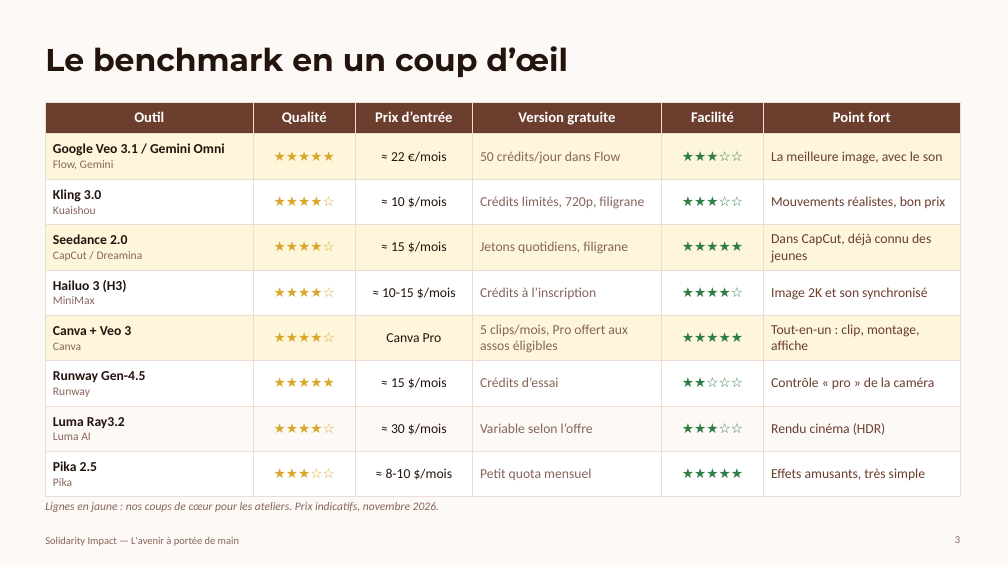
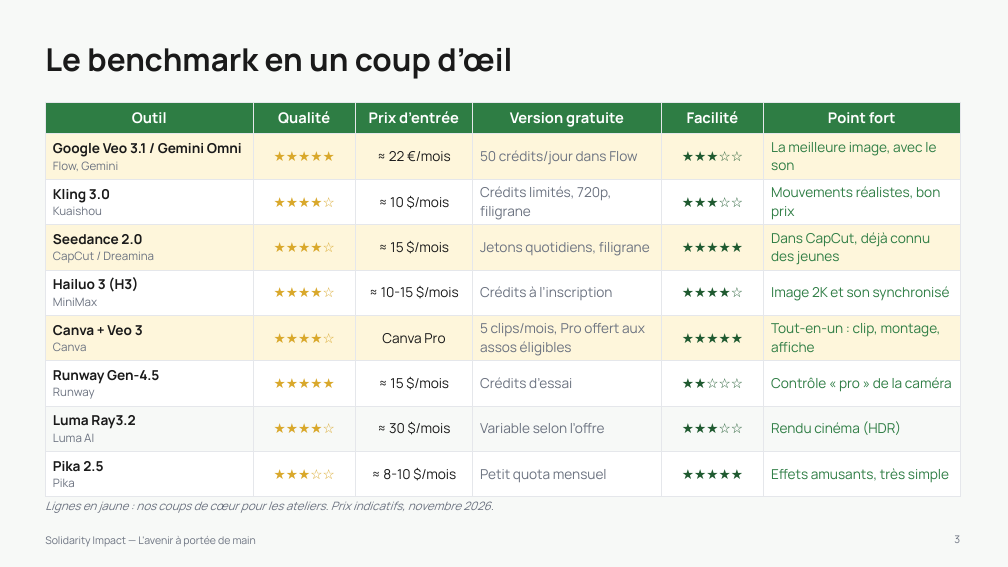
Before and after one commit to Sontsa1998/solidarity-impact, a slide deck: slide 3 of presentations/Benchmark_IA_video.pptx. Drawn at 1008x567 pixels with LibreOffice and Linux fonts; fonts in the diff are those of the drawing; background and template pictures are left out. Boxes give left, top, right and bottom in pixels: in the first picture for what was removed or moved away, otherwise in the second. Text is boxed around its words. In the diff, an @@ line names an element or a change of style, - is before the commit and + after.

```diff
--- a/presentations/Benchmark_IA_video.pptx
+++ b/presentations/Benchmark_IA_video.pptx
@@ background #FDF9F7 to #F7F9F7 @@
@@ title "Le benchmark en un coup ..." at (x1=45, y1=48, x2=512, y2=79): font Montserrat to Manrope, text colour #24140E to #1A1A1A @@
@@ table at (x1=45, y1=102, x2=960, y2=491) @@
@@ fill #6B3E2E to #2E7D44 in row 1 @@
@@ fill #FDF9F7 to #F7F9F7 in row 8 @@
@@ font Calibri to Manrope @@
@@ text colour #24140E to #1A1A1A in "Google Veo 3.1 / Gemini Omni", "≈ 22 €/mois", "Kling 3.0", "≈ 10 $/mois" and 12 more places @@
@@ text colour #86655A to #6B7280 in "Flow, Gemini", "50 crédits/jour dans Flow", "Kuaishou", "Crédits limités, 720p, filigrane" and 12 more places @@
@@ text colour #2E7D44 to #1F5A30 in "★★★☆☆", "★★★☆☆", "★★★★★", "★★★★☆" and 4 more places @@
@@ text colour #6B3E2E to #2E7D44 in "La meilleure image, avec le son", "Mouvements réalistes, bon prix", "Dans CapCut, déjà connu des jeunes", "Image 2K et son synchronisé" and 4 more places @@
@@ borders changed @@
@@ font Calibri to Manrope, text colour #86655A to #6B7280 in 3 elements at (x1=45, y1=501, x2=493, y2=513), (x1=954, y1=535, x2=960, y2=543), (x1=45, y1=536, x2=256, y2=547) @@
```
Also in this commit, not shown: 6 other slides changed, 1 other file.
